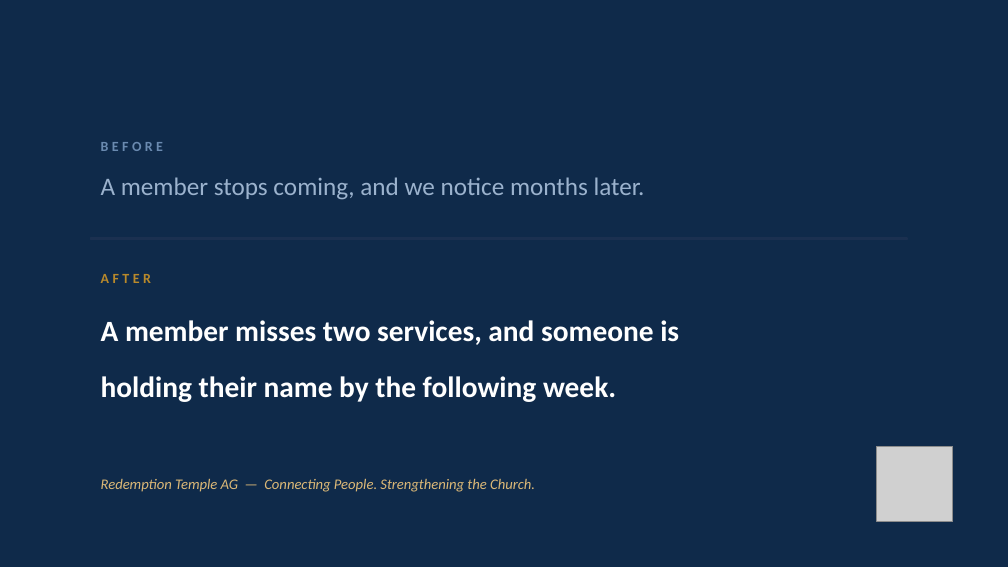
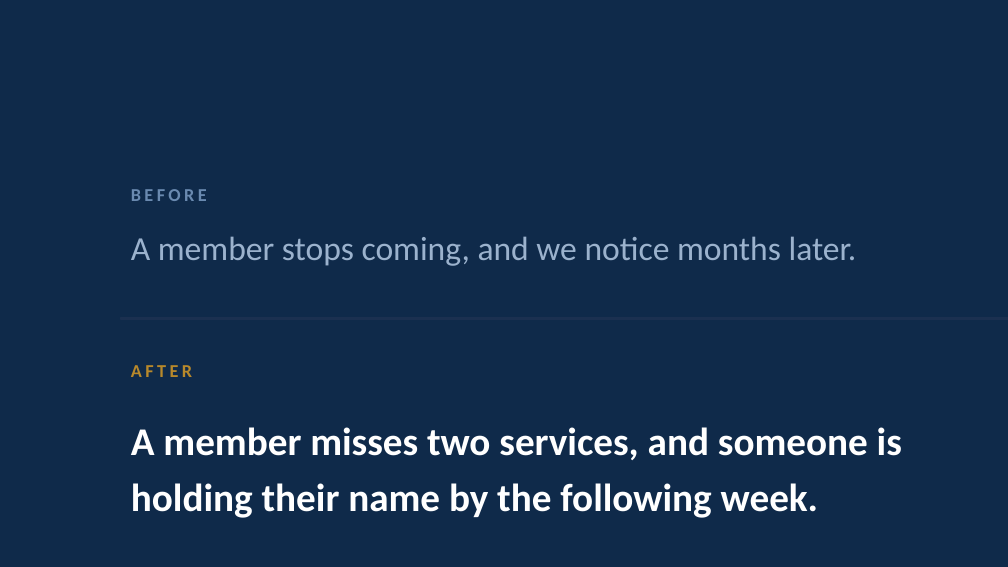
Before and after one commit to nhanhayhaw/ChurchCONNECT, a slide deck: slide 22 of docs/ChurchConnect-Leadership-Presentation.pptx. Drawn at 1008x567 pixels with LibreOffice and Linux fonts; fonts in the diff are those of the drawing; grey boxes stand for pictures; background and template pictures are left out. Boxes give left, top, right and bottom in pixels: in the first picture for what was removed or moved away, otherwise in the second. Text is boxed around its words. In the diff, an @@ line names an element or a change of style, - is before the commit and + after.

```diff
--- a/docs/ChurchConnect-Leadership-Presentation.pptx
+++ b/docs/ChurchConnect-Leadership-Presentation.pptx
@@ text "BEFORE": place and size @@
-text "BEFORE" at (101, 142, 163, 151)
+text "BEFORE" at (131, 189, 207, 201)
@@ text "BEFORE" at (131, 189, 207, 201): size 10 to 13 pt @@
@@ text "A member stops coming, and ...": place and size @@
-text "A member stops coming, and ..." at (101, 177, 645, 200)
+text "A member stops coming, and ..." at (131, 236, 857, 266)
@@ text "A member stops coming, and ..." at (131, 236, 857, 266): size 18 to 24 pt @@
@@ rectangle: place and size @@
-rectangle at (91, 238, 907, 239)
+rectangle at (121, 318, 1008, 320)
@@ text "AFTER" at (131, 365, 192, 377): size 10 to 13 pt @@
@@ text "AFTER": place and size @@
-text "AFTER" at (101, 274, 151, 283)
+text "AFTER" at (131, 365, 192, 377)
@@ text "A member misses two services, ...": place and size @@
-text "A member misses two services, ..." at (101, 320, 679, 402)
+text "A member misses two services, ..." at (131, 427, 902, 518)
@@ text "A member misses two services, ..." at (131, 427, 902, 518): size 21 to 28 pt @@
@@ picture removed at (877, 446, 953, 521) @@
@@ text removed at (101, 478, 535, 492) @@
-Redemption Temple AG — Connecting People. Strengthening the Church.
```
Also in this commit, not shown: 21 other slides changed, 11 other files.
